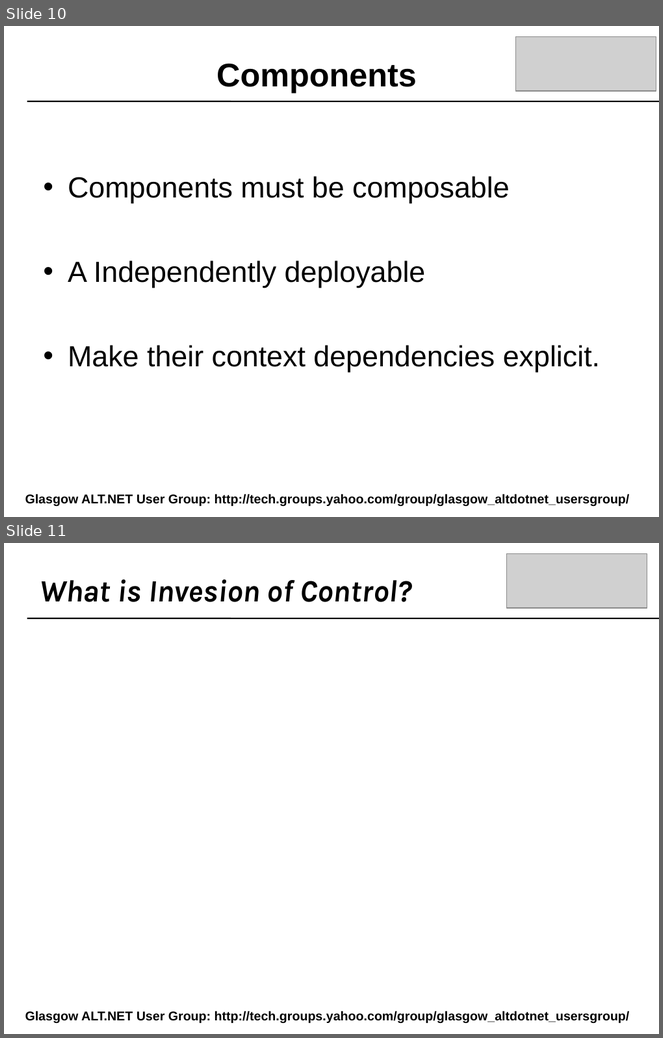
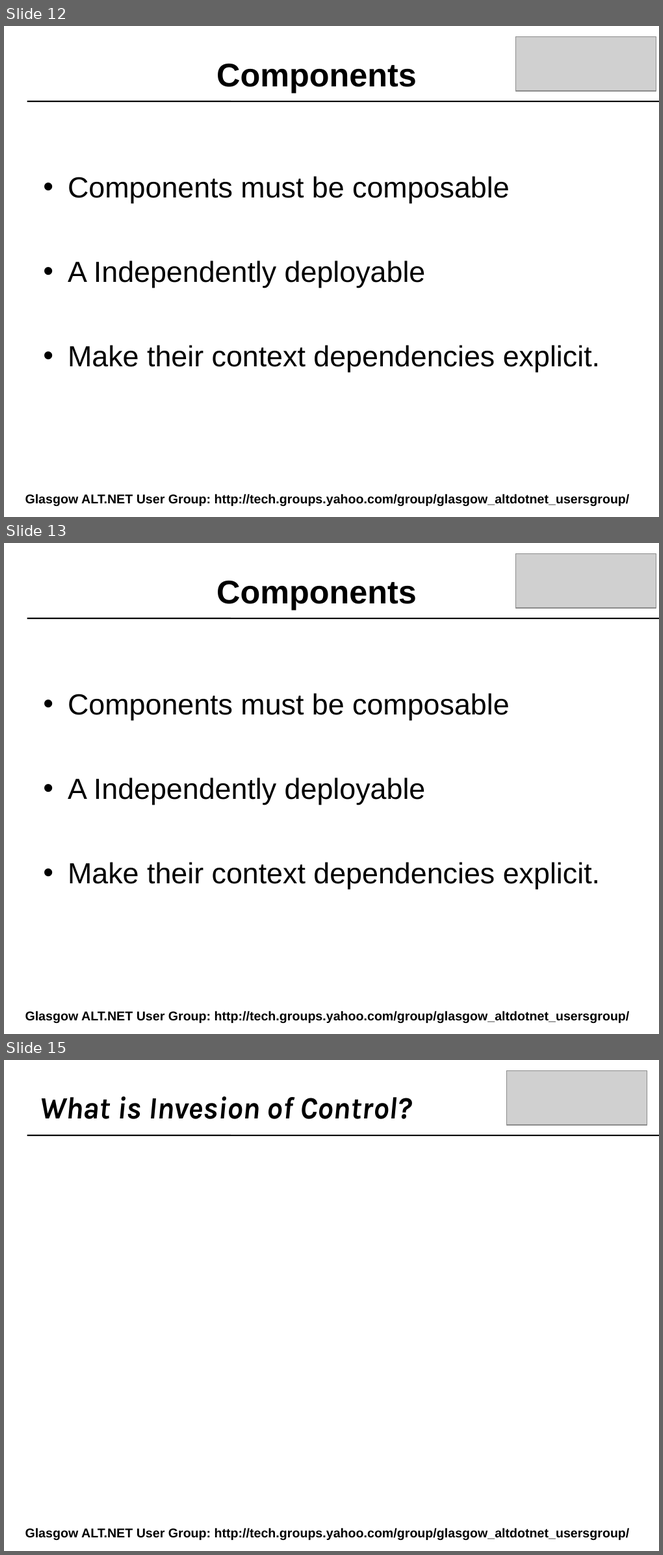
Before and after one commit to craignicol/scotaltdotnet, a slide deck: belfast/IOC-TDD-And Testability.ppt. Shown one above the other, each under a label of ours: slides 10 and 11 before the commit, slides 12, 13 and 15 after it; the slides between them are not shown. The pictures are 663x1038 and 663x1555 pixels, drawn with LibreOffice and Linux fonts; fonts in the diff are those of the drawing; grey boxes stand for pictures; background and template pictures are left out. Boxes give left, top, right and bottom in pixels: in the first picture for what was removed or moved away, otherwise in the second. Text is boxed around its words. In the diff, an @@ line names an element or a change of style, - is before the commit and + after.

```diff
--- a/belfast/IOC-TDD-And Testability.ppt
+++ b/belfast/IOC-TDD-And Testability.ppt
@@ slide 13 added at [4, 543, 659, 1034], background picture (left out) @@
@@ picture added at [516, 554, 656, 608] @@
@@ text added at [217, 580, 417, 610], 36 pt, text #000000, bold @@
+Components
@@ line added from (27, 618) to (659, 618), #000000 1.5 pt @@
@@ text added at [68, 693, 600, 889], 32 pt, text #000000 @@
+• Components must be composable
+• A Independently deployable
+• Make their context dependencies explicit.
@@ text added at [25, 1011, 630, 1023], 14 pt, text #000000, bold @@
+Glasgow ALT.NET User Group: http://tech.groups.yahoo.com/group/glasgow_altdotnet_usersgroup/
@@ what was slide 10 is now slide 12 @@
@@ what was slide 11 is now slide 15 @@
```
Also in this commit, not shown: 2 slides changed, 3 other slides added.
